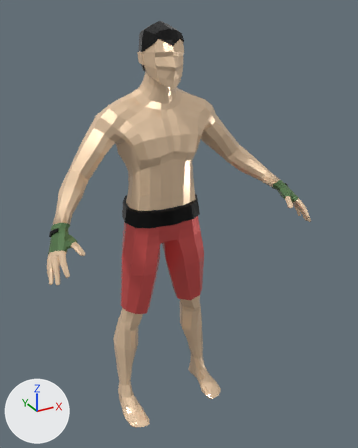
Renders of the glTF model client/assets/characters/barbarian/barbarian.glb from each side of a commit.
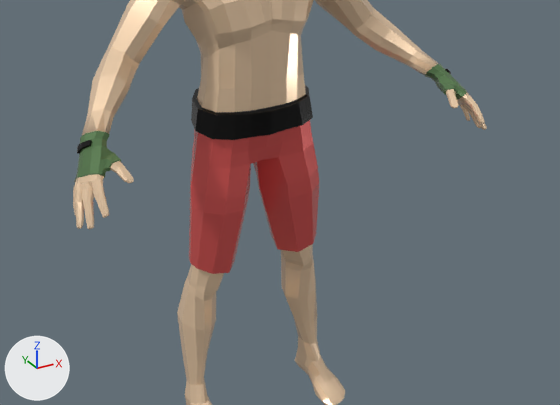
There are two pictures of each version: one whole from a 50 mm camera at (-1.004, -2.038, 2.025) aimed at (0.042, -0.137, 1.075), one close up on the part from 0% to 100% of the width and 31% to 89% of the height. Every picture has the same lights, and +X, +Y and +Z are marked at lower left. The first two pictures are the older version. Vertices at exactly the same position are counted once.

Before the edit, the objects in view are built like this:
```python
me_fighter_03_001 = bpy.data.meshes.new('fighter_03.001')
me_fighter_03_001.from_pydata(...)  # 2111 vertices, 4232 faces; spans x -0.65..0.65, y -0.43..0.11, z 0.0..1.97
me_fighter_03_001.materials.append(mat_fmat_3)  # picture img_f_txr_03_png
ob_fighter_03_001 = bpy.data.objects.new('fighter_03.001', me_fighter_03_001)
ob_fighter_03_001.location = (0.0, 0.0, 0.0)
```
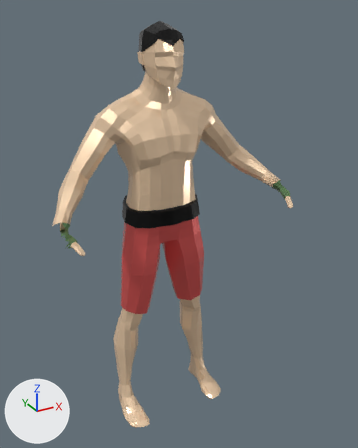
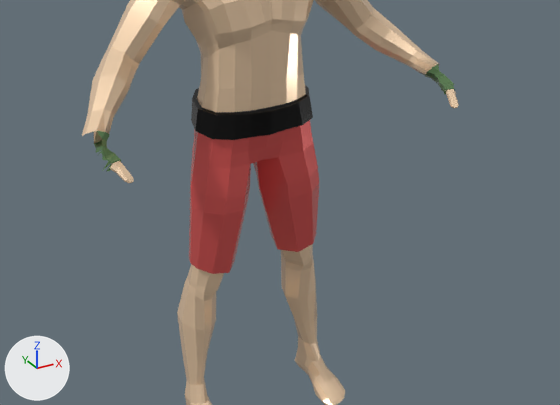
Where the change shows, as pixel boxes (x1, y1, x2, y2) in the close-ups (560 x 405 px):
'fighter_03.001', reshaped
    before: (73, 0, 487, 405)
    after: (82, 0, 459, 405)
part 1 of me_fighter_03_001, cut back
    before: (436, 64, 487, 130)
part 2 of me_fighter_03_001, deleted
    before: (73, 131, 112, 229)

The change, as a diff of the scene's bpy script:
```diff
--- a/client/assets/characters/barbarian/barbarian.glb.py
+++ b/client/assets/characters/barbarian/barbarian.glb.py
@@ me_fighter_03_001 @@
 # used by ob_fighter_03_001; location = (0.0, 0.0, 0.0)
-me_fighter_03_001.from_pydata(...)  # 2111 vertices, 4232 faces; spans x -0.65..0.65, y -0.43..0.11, z 0.0..1.97
+me_fighter_03_001.from_pydata(...)  # 1273 vertices, 2490 faces; spans x -0.58..0.58, y -0.39..0.11, z 0.0..1.97
+# me_fighter_03_001 part 1: 1 vertex moved within x 0.55, y -0.34, z 1.18; 419 vertices removed from x 0.55..0.65, y -0.43..-0.2, z 1.05..1.23
+# me_fighter_03_001 part 2: 419 vertices removed from x -0.65..-0.55, y -0.43..-0.2, z 1.05..1.23
 me_fighter_03_001.materials.append(mat_fmat_3)
```
